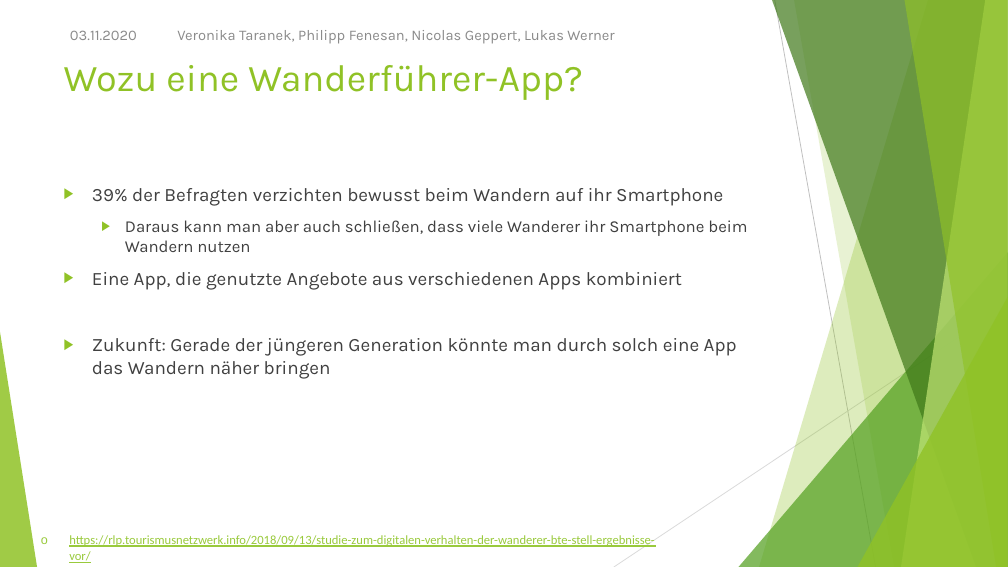
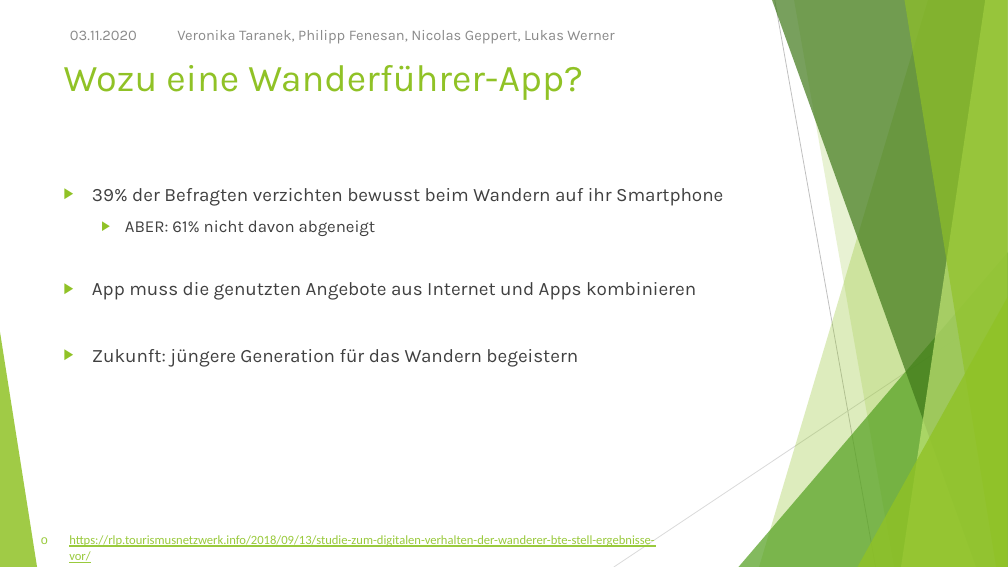
Before and after one commit to NicoGep/Programming_Project, a slide deck: slide 7 of presentation/wanderoo – Gruppe 3.pptx. Drawn at 1008x567 pixels with LibreOffice and Linux fonts; fonts in the diff are those of the drawing. Boxes give left, top, right and bottom in pixels: in the first picture for what was removed or moved away, otherwise in the second. Text is boxed around its words. In the diff, an @@ line names an element or a change of style, - is before the commit and + after.

```diff
--- a/presentation/wanderoo – Gruppe 3.pptx
+++ b/presentation/wanderoo – Gruppe 3.pptx
@@ text at <box>92,220,696,367</box>: text changed @@
-  ▶ Daraus kann man aber auch schließen, dass viele Wanderer ihr Smartphone beim Wandern nutzen
-▶ Eine App, die genutzte Angebote aus verschiedenen Apps kombiniert
-▶ Zukunft: Gerade der jüngeren Generation könnte man durch solch eine App das Wandern näher bringen
+  ▶ ABER: 61% nicht davon abgeneigt
+▶ App muss die genutzten Angebote aus Internet und Apps kombinieren
+▶ Zukunft: jüngere Generation für das Wandern begeistern
```
Also in this commit, not shown: 4 other slides changed.
